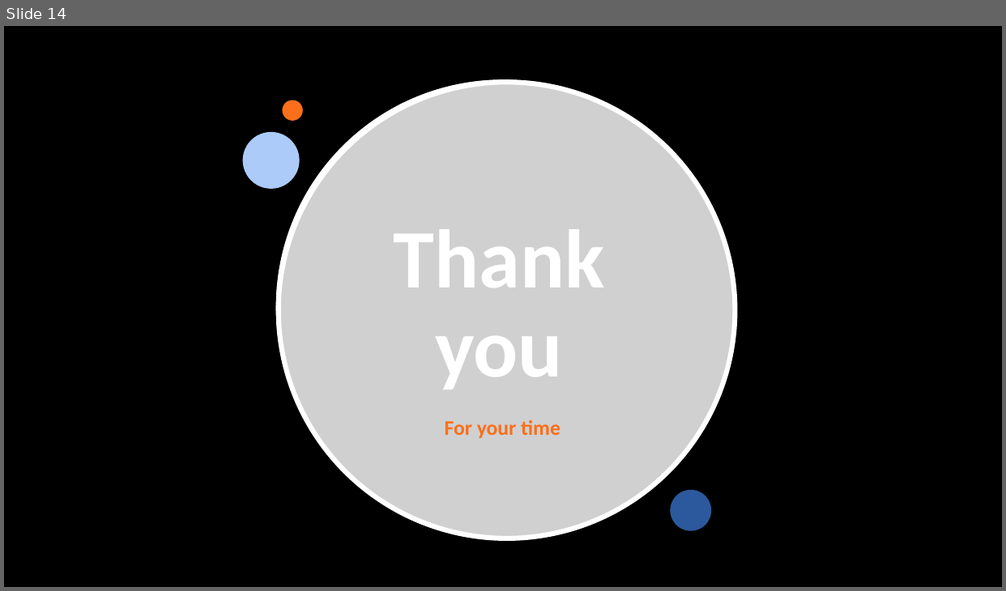
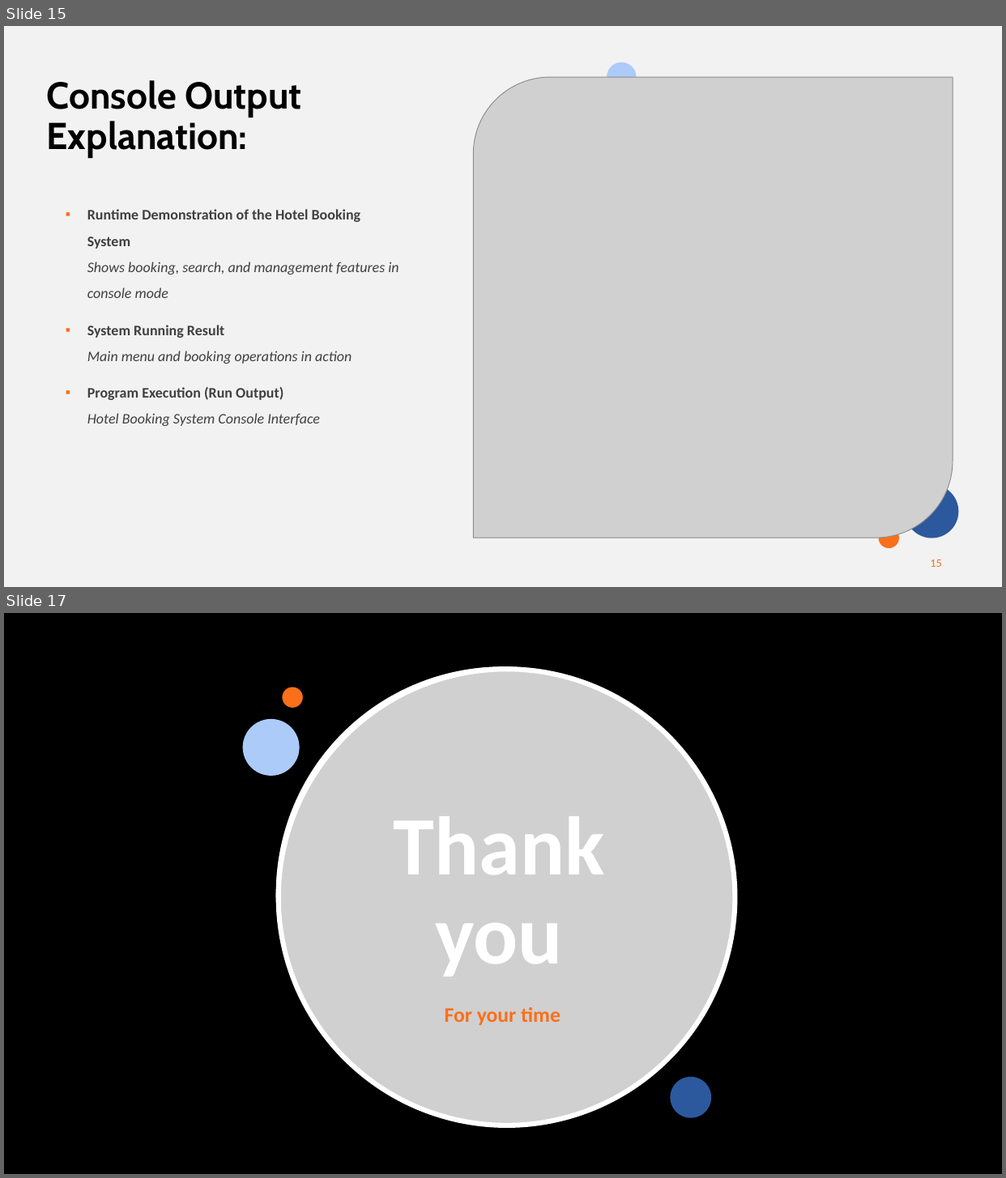
Before and after one commit to CyborkSpider/Hotel-Reservation, a slide deck: Hotel Reservation Presentation.pptx. Shown one above the other, each under a label of ours: slide 14 before the commit, slides 15 and 17 after it; the slides between them are not shown. The pictures are 1006x591 and 1006x1178 pixels, drawn with LibreOffice and Linux fonts; fonts in the diff are those of the drawing; grey boxes stand for pictures; background and template pictures are left out. Boxes give left, top, right and bottom in pixels: in the first picture for what was removed or moved away, otherwise in the second. Text is boxed around its words. In the diff, an @@ line names an element or a change of style, - is before the commit and + after.

Commit message:
Update presentation and ignore runtime bookings.csv

```diff
--- a/Hotel Reservation Presentation.pptx
+++ b/Hotel Reservation Presentation.pptx
@@ slide 15 added at (4,26,1002,587), background #F2F2F2 @@
@@ ellipse added at (607,62,637,92), fill #ACCBF9 @@
@@ title added at (47,80,301,158), 36 pt, text #000000, bold @@
+Console Output Explanation:
@@ picture added at (473,77,953,538) @@
@@ text added at (87,209,398,426), 14 pt, text #404040, italic @@
+▪ Runtime Demonstration of the Hotel Booking System
+  Shows booking, search, and management features in console mode
+▪ System Running Result
+  Main menu and booking operations in action
+▪ Program Execution (Run Output)
+  Hotel Booking System Console Interface
@@ ellipse added at (906,485,959,539), fill #2C599D @@
@@ ellipse added at (879,528,898,548), fill #FA6F1A @@
@@ rectangle added at (39,538,209,577), fill #F2F2F2 @@
@@ page number added at (930,560,941,567), 11 pt, text #FA6F1A @@
+15
@@ what was slide 14 is now slide 17 @@
```
Also in this commit, not shown: 7 slides changed, 8 other slides added, 6 slides removed, 1 other file.
